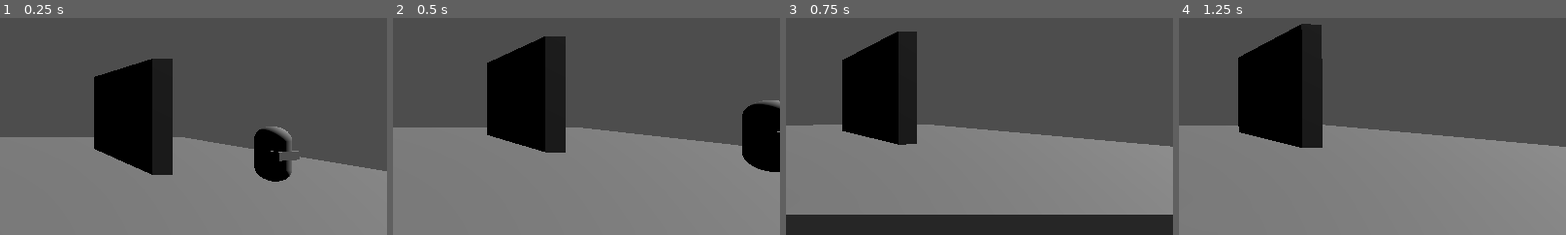
Above: before the commit, frames 1-4 (left to right).
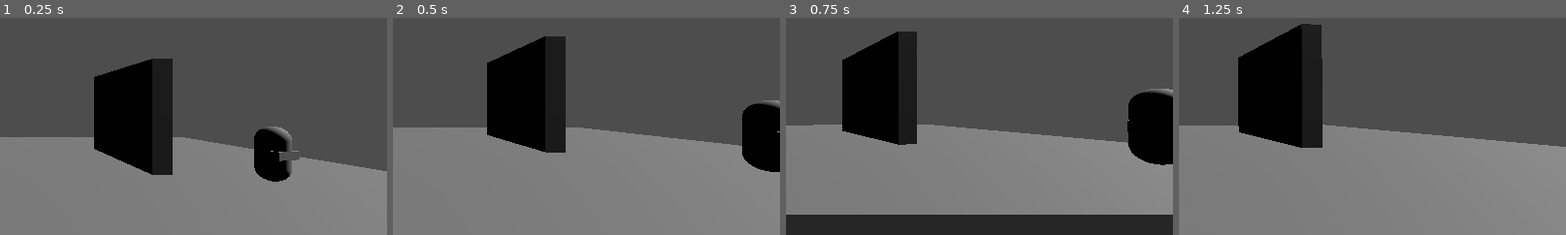
Above: after the commit, the same moments.

Repository: Nedajist/Phototaxis
Game: Godot game, scene res://moth_testing_scene.tscn
Same seed, same stepped clock (60 frames per second), same inputs: the game is played once before the commit and once after it. This scene is started directly instead of the project's main scene.
Inputs (mouse positions are % of the whole screen's width and height, from its top left):
- Up to frame 1 (0.25 s): no input
- Up to frame 2 (0.5 s): no input
- Up to frame 3 (0.75 s): move the mouse to (55, 50) at 0.52 s; hold Up (ui_up) from 0.53 s (still down); tap Space (spacebar) at 0.6 s
- Up to frame 4 (1.25 s): keep holding Up (ui_up)
The pictures show only the part of the screen within x 50-100%, y 30-80%; the shares and areas given below are measured in that part.

Frames 1-2 are identical in both runs. In frame 3, 3.6% of the frame differs, in the area x 88-100%, y 32-68%; in frame 4, nothing differs.

Commit message:
moth looks at blinking player

Diff:
--- a/camera_3d.gd
+++ b/camera_3d.gd
@@ -28,12 +28,19 @@
 		object_list.append(raycast_result.get("collider"))
 		raycast_result = space.intersect_ray(ray_query)
 	var moth_spotted:bool = false
+	#print("__________START__________")
 	for object in object_list:
+		#print(object)
+		if object.is_in_group("Wall"):
+			#print("WALL")
+			break
 		if object.is_in_group("Enemies"):
 			moth_spotted = true
 			looking_at_moth = true
 			emit_signal("spotted_moth")
-	print(moth_spotted)
-	#if !moth_spotted and looking_at_moth:
-	#	print("motv")
-	#	emit_signal("moth_out_of_view")
+		if object.name == "HoldPlayerCamera":
+			moth_spotted = true
+	#print(moth_spotted)
+	#print("__________END__________")
+	if !moth_spotted and looking_at_moth:
+		emit_signal("moth_out_of_view")
--- a/hud_canvas_layer.gd
+++ b/hud_canvas_layer.gd
@@ -6,6 +6,8 @@
 # time in seconds to open / close
 var blinking = false
 var blink_progress = 0.0
+var blink_signal_fired:bool = false
+signal blink_signal
 # out of 300
 # 100 to close, 100 to pause, 100 to open
 @export var blink_close_time = 0.25 # seconds to close
@@ -33,6 +35,7 @@
 	# Test to trigger blink every 3 seconds
 	#time_since_last_blink += delta
 	if Input.is_action_just_pressed("spacebar") and not blinking:
+		blink_signal_fired = false
 		blink()
 		time_since_last_blink = 0.0
 
@@ -61,6 +64,9 @@
 
 func _handle_blink(delta: float) -> void:
 	if blinking:
+		if blink_progress <= 200.0 and !blink_signal_fired:
+			blink_signal.emit()
+			blink_signal_fired = true
 		# Animate the blink
 		if blink_progress < 100.0:
 			# Closing phase (0 to 100)
--- /dev/null
+++ b/level_hkeane.tscn
@@ -0,0 +1,178 @@
+[gd_scene load_steps=8 format=3 uid="uid://c42rwgud4cuyc"]
+
+[ext_resource type="PackedScene" uid="uid://byia83ocim6js" path="res://scenes/player_character.tscn" id="1_4nm3s"]
+[ext_resource type="PackedScene" uid="uid://dqqqxrwirr7dw" path="res://outside_floodlight.tscn" id="1_mhwm6"]
+[ext_resource type="PackedScene" uid="uid://ygf5ld8cbgji" path="res://light_manager.tscn" id="3_578nk"]
+[ext_resource type="PackedScene" uid="uid://b4jppir7cfejv" path="res://breaker_box.tscn" id="4_4xjp7"]
+
+[sub_resource type="ProceduralSkyMaterial" id="ProceduralSkyMaterial_vonw3"]
+sky_horizon_color = Color(0.66224277, 0.6717428, 0.6867428, 1)
+ground_horizon_color = Color(0.66224277, 0.6717428, 0.6867428, 1)
+energy_multiplier = 0.25
+
+[sub_resource type="Sky" id="Sky_oi3di"]
+sky_material = SubResource("ProceduralSkyMaterial_vonw3")
+
+[sub_resource type="Environment" id="Environment_0b4ue"]
+background_mode = 2
+sky = SubResource("Sky_oi3di")
+tonemap_mode = 2
+
+[node name="level" type="Node"]
+
+[node name="WorldEnvironment" type="WorldEnvironment" parent="."]
+environment = SubResource("Environment_0b4ue")
+
+[node name="DirectionalLight3D" type="DirectionalLight3D" parent="."]
+transform = Transform3D(0.48480973, -0.87461966, -3.823084e-08, 0, -4.371139e-08, 1, -0.87461966, -0.48480973, -2.1191706e-08, 0, 0, 0)
+light_energy = 0.1
+shadow_enabled = true
+
+[node name="CSGBox3D" type="CSGBox3D" parent="."]
+transform = Transform3D(1, 0, 0, 0, 1, 0, 0, 0, 1, 0, -1, 4)
+use_collision = true
+size = Vector3(20, 1, 28)
+
+[node name="CSGBox3D2" type="CSGBox3D" parent="."]
+transform = Transform3D(1, 0, 0, 0, 1, 0, 0, 0, 1, -4.5, 2, -4.5)
+size = Vector3(8, 5, 8)
+
+[node name="CSGBox3D3" type="CSGBox3D" parent="."]
+transform = Transform3D(1, 0, 0, 0, 1, 0, 0, 0, 1, 1, 0.5, -6.5)
+size = Vector3(3, 2, 2)
+
+[node name="CSGBox3D4" type="CSGBox3D" parent="."]
+transform = Transform3D(1, 0, 0, 0, 1, 0, 0, 0, 1, 1, 0.5, -2.5)
+size = Vector3(3, 2, 2)
+
+[node name="CSGBox3D5" type="CSGBox3D" parent="."]
+transform = Transform3D(1, 0, 0, 0, 1, 0, 0, 0, 1, 5.5, 1, -3)
+size = Vector3(6, 3, 9)
+
+[node name="walls" type="CSGCombiner3D" parent="."]
+transform = Transform3D(1, 0, 0, 0, 1, 0, 0, 0, 1, 9.4995, 0.5, 0)
+
+[node name="CSGBox3D6" type="CSGBox3D" parent="walls"]
+transform = Transform3D(1, 0, 0, 0, 1, 0, 0, 0, 1, 0, 0, 3.5)
+size = Vector3(0.001, 2, 28)
+
+[node name="CSGBox3D7" type="CSGBox3D" parent="walls"]
+transform = Transform3D(1, 0, 0, 0, 1, 0, 0, 0, 1, -19, 0, 4)
+size = Vector3(0.001, 2, 29)
+
+[node name="CSGBox3D8" type="CSGBox3D" parent="walls"]
+transform = Transform3D(-4.371139e-08, 0, 1, 0, 1, 0, -1, 0, -4.371139e-08, -9, 0, 16)
+size = Vector3(0.001, 2, 21)
+
+[node name="CSGBox3D9" type="CSGBox3D" parent="walls"]
+transform = Transform3D(-4.371139e-08, 0, 1, 0, 1, 0, -1, 0, -4.371139e-08, -9, 0, -10)
+size = Vector3(0.001, 2, 21)
+
+[node name="CSGCylinder3D" type="CSGCylinder3D" parent="."]
+transform = Transform3D(1, 0, 0, 0, 1, 0, 0, 0, 1, -8, 1.5, 8)
+radius = 0.25
+height = 5.0
+
+[node name="CSGCylinder3D3" type="CSGCylinder3D" parent="."]
+transform = Transform3D(1, 0, 0, 0, 1, 0, 0, 0, 1, -6, 1.5, 5)
+radius = 0.25
+height = 5.0
+
+[node name="CSGCylinder3D4" type="CSGCylinder3D" parent="."]
+transform = Transform3D(1, 0, 0, 0, 1, 0, 0, 0, 1, -5, 1.5, 6)
+radius = 0.25
+height = 5.0
+
+[node name="CSGCylinder3D5" type="CSGCylinder3D" parent="."]
+transform = Transform3D(1, 0, 0, 0, 1, 0, 0, 0, 1, -7, 1.5, 10)
+radius = 0.25
+height = 5.0
+
+[node name="CSGCylinder3D14" type="CSGCylinder3D" parent="."]
+transform = Transform3D(1, 0, 0, 0, 1, 0, 0, 0, 1, -2, 1.5, 10)
+radius = 0.25
+height = 5.0
+
+[node name="CSGCylinder3D15" type="CSGCylinder3D" parent="."]
+transform = Transform3D(1, 0, 0, 0, 1, 0, 0, 0, 1, 0, 1.5, 9)
+radius = 0.25
+height = 5.0
+
+[node name="CSGCylinder3D16" type="CSGCylinder3D" parent="."]
+transform = Transform3D(1, 0, 0, 0, 1, 0, 0, 0, 1, 2, 1.5, 10)
+radius = 0.25
+height = 5.0
+
+[node name="CSGCylinder3D17" type="CSGCylinder3D" parent="."]
+transform = Transform3D(1, 0, 0, 0, 1, 0, 0, 0, 1, 0, 1.5, 12)
+radius = 0.25
+height = 5.0
+
+[node name="CSGCylinder3D18" type="CSGCylinder3D" parent="."]
+transform = Transform3D(1, 0, 0, 0, 1, 0, 0, 0, 1, -2, 1.5, 14)
+radius = 0.25
+height = 5.0
+
+[node name="CSGCylinder3D6" type="CSGCylinder3D" parent="."]
+transform = Transform3D(1, 0, 0, 0, 1, 0, 0, 0, 1, -2, 1.5, 4)
+radius = 0.25
+height = 5.0
+
+[node name="CSGCylinder3D7" type="CSGCylinder3D" parent="."]
+transform = Transform3D(1, 0, 0, 0, 1, 0, 0, 0, 1, -4, 1.5, 3)
+radius = 0.25
+height = 5.0
+
+[node name="CSGCylinder3D8" type="CSGCylinder3D" parent="."]
+transform = Transform3D(1, 0, 0, 0, 1, 0, 0, 0, 1, -7, 1.5, 3)
+radius = 0.25
+height = 5.0
+
+[node name="CSGCylinder3D9" type="CSGCylinder3D" parent="."]
+transform = Transform3D(1, 0, 0, 0, 1, 0, 0, 0, 1, -1, 1.5, 7)
+radius = 0.25
+height = 5.0
+
+[node name="CSGCylinder3D10" type="CSGCylinder3D" parent="."]
+transform = Transform3D(1, 0, 0, 0, 1, 0, 0, 0, 1, 0, 1.5, 5)
+radius = 0.25
+height = 5.0
+
+[node name="CSGCylinder3D11" type="CSGCylinder3D" parent="."]
+transform = Transform3D(1, 0, 0, 0, 1, 0, 0, 0, 1, 3, 1.5, 7)
+radius = 0.25
+height = 5.0
+
+[node name="CSGCylinder3D12" type="CSGCylinder3D" parent="."]
+transform = Transform3D(1, 0, 0, 0, 1, 0, 0, 0, 1, 1, 1.5, 6)
+radius = 0.25
+height = 5.0
+
+[node name="CSGCylinder3D13" type="CSGCylinder3D" parent="."]
+transform = Transform3D(1, 0, 0, 0, 1, 0, 0, 0, 1, 5, 1.5, 8)
+radius = 0.25
+height = 5.0
+
+[node name="CSGBox3D6" type="CSGBox3D" parent="."]
+transform = Transform3D(1, 0, 0, 0, 1, 0, 0, 0, 1, 4.5, 0.5, 13)
+size = Vector3(4, 2, 3)
+
+[node name="lightpost" parent="." instance=ExtResource("1_mhwm6")]
+transform = Transform3D(0.3821895, 0, 0.5864565, 0, 0.70000005, 0, -0.5864565, 0, 0.3821895, 3.9749355, -0.5326867, 2.7132626)
+
+[node name="lightpost2" parent="." instance=ExtResource("1_mhwm6")]
+transform = Transform3D(-0.5132455, 0, -0.47600323, 0, 0.7, 0, 0.47600323, 0, -0.5132455, 7.1340427, -0.5326867, 10.229637)
+
+[node name="lightpost3" parent="." instance=ExtResource("1_mhwm6")]
+transform = Transform3D(-0.59752375, 0, 0.36464417, 0, 0.70000005, 0, -0.36464417, 0, -0.59752375, -5.5361795, -0.5326867, 12.081279)
+
+[node name="PlayerCharacter" parent="." instance=ExtResource("1_4nm3s")]
+transform = Transform3D(1, 0, 0, 0, 1, 0, 0, 0, 1, -4.53307, -0.5, 7.369843)
+
+[node name="BreakerBox" parent="." node_paths=PackedStringArray("attached_electronics") instance=ExtResource("4_4xjp7")]
+transform = Transform3D(0.25, 0, 0, 0, 0.25, 0, 0, 0, 0.25, -3.734863, 0.7377875, -0.4478057)
+attached_electronics = [NodePath("../lightpost"), NodePath("../lightpost2"), NodePath("../lightpost3")]
+
+[node name="lightmanager" parent="." node_paths=PackedStringArray("light_sources") instance=ExtResource("3_578nk")]
+light_sources = [NodePath("../lightpost"), NodePath("../lightpost2"), NodePath("../lightpost3")]
+frequency = 6.0
--- a/moth_enemy/moth_enemy.gd
+++ b/moth_enemy/moth_enemy.gd
@@ -3,6 +3,8 @@
 @export var player_character: CharacterBody3D
 @export var nav_agent: NavigationAgent3D
 signal Transitioned
+var player_ui:CanvasLayer
+var on_screen:bool = false
 
 func _ready() -> void:
 	for node in $"State Machine".get_children():
@@ -10,7 +12,8 @@
 			node.player=player_character
 		if "nav_agent" in node:
 			node.nav_agent=nav_agent
-
+	player_ui = player_character.get_node("HudCanvasLayer")
+	player_ui.blink_signal.connect(_player_blinked)
 
 func update_target_location(target_location) -> void:
 	nav_agent.target_position = target_location
@@ -39,3 +42,15 @@
 
 func _on_moth_stalk_switch_to_chase() -> void:
 	$"State Machine".current_state.Transitioned.emit($"State Machine".current_state, "MothChase")
+
+
+func _on_visible_on_screen_notifier_3d_screen_entered():
+	on_screen = true
+
+
+func _on_visible_on_screen_notifier_3d_screen_exited():
+	on_screen = false
+
+func _player_blinked():
+	if on_screen:
+		$"State Machine".current_state.Transitioned.emit($"State Machine".current_state, "MothStalk")
--- a/moth_enemy/moth_enemy.tscn
+++ b/moth_enemy/moth_enemy.tscn
@@ -14,10 +14,10 @@
 
 [sub_resource type="CapsuleShape3D" id="CapsuleShape3D_rmvo2"]
 
+[sub_resource type="SphereShape3D" id="SphereShape3D_bk6gy"]
+
 [sub_resource type="ConvexPolygonShape3D" id="ConvexPolygonShape3D_lih0l"]
 points = PackedVector3Array(-0.00019574165, 1, -0.00019574165, 0.19498825, -1, -0.9808144, -0.00019574165, -1, -1, -0.1 …(817 unchanged characters)…
-
-[sub_resource type="SphereShape3D" id="SphereShape3D_bk6gy"]
 
 [node name="MothEnemy" type="CharacterBody3D" node_paths=PackedStringArray("nav_agent") groups=["Enemies"]]
 script = ExtResource("1_rmvo2")
@@ -62,6 +62,13 @@
 
 [node name="NavigationAgent3D" type="NavigationAgent3D" parent="."]
 
+[node name="HoldPlayerCamera" type="Area3D" parent="."]
+transform = Transform3D(5, 0, 0, 0, 5, 0, 0, 0, 5, 0, 0, 0)
+
+[node name="MothSurroundingVision" type="CollisionShape3D" parent="HoldPlayerCamera"]
+transform = Transform3D(5, 0, 0, 0, 5, 0, 0, 0, 5, 0, 0, 0)
+shape = SubResource("SphereShape3D_bk6gy")
+
 [node name="VisionArea" type="Area3D" parent="."]
 
 [node name="Cone" parent="VisionArea" instance=ExtResource("6_bk6gy")]
@@ -82,6 +89,11 @@
 transform = Transform3D(10, 0, 0, 0, 10, 0, 0, 0, 10, 0, 0, 0)
 shape = SubResource("SphereShape3D_bk6gy")
 
+[node name="VisibleOnScreenNotifier3D" type="VisibleOnScreenNotifier3D" parent="."]
+transform = Transform3D(5, 0, 0, 0, 5, 0, 0, 0, 5, 0, 0, 0)
+
 [connection signal="switch_to_chase" from="State Machine/MothStalk" to="." method="_on_moth_stalk_switch_to_chase"]
 [connection signal="body_entered" from="VisionArea" to="." method="_on_vision_area_body_entered"]
 [connection signal="area_entered" from="LightSensitive" to="." method="_on_light_sensitive_area_entered"]
+[connection signal="screen_entered" from="VisibleOnScreenNotifier3D" to="." method="_on_visible_on_screen_notifier_3d_screen_entered"]
+[connection signal="screen_exited" from="VisibleOnScreenNotifier3D" to="." method="_on_visible_on_screen_notifier_3d_screen_exited"]
--- a/moth_testing_scene.tscn
+++ b/moth_testing_scene.tscn
@@ -48,10 +48,10 @@
 use_collision = true
 size = Vector3(20, 1, 28)
 
-[node name="StaticBody3D" type="StaticBody3D" parent="NavigationRegion3D"]
+[node name="StaticBody3D" type="StaticBody3D" parent="NavigationRegion3D" groups=["Wall"]]
 transform = Transform3D(0.04104004, -9.313226e-09, -0.99915755, -0.65086, 0.75872695, -0.02673385, 0.75808775, 0.6514088, 0.031138178, 5.339305, 0.81990063, -15.334562)
 
-[node name="MeshInstance3D" type="MeshInstance3D" parent="NavigationRegion3D/StaticBody3D"]
+[node name="MeshInstance3D" type="MeshInstance3D" parent="NavigationRegion3D/StaticBody3D" groups=["Wall"]]
 transform = Transform3D(0.81285405, 7.285838e-16, 0, 1.3536739e-16, 5, 0, 0, 0, 7, 0.24604154, 0, -3.6663046e-09)
 mesh = SubResource("BoxMesh_ynr6c")
 skeleton = NodePath("../../..")
--- a/player_character.gd
+++ b/player_character.gd
@@ -72,7 +72,7 @@
 
 	if look_at_moth:
 		self.look_at(camera_lookat_target.transform.origin)
-		camera_pitch = clamp(camera_pitch, deg_to_rad(-15), deg_to_rad(15))
+		camera_pitch = clamp(camera_pitch, deg_to_rad(-5), deg_to_rad(5))
 
 	handle_player_movement(delta)
 
Not shown: 1 places in scenes/inventory_component.tscn that only renumber resources
